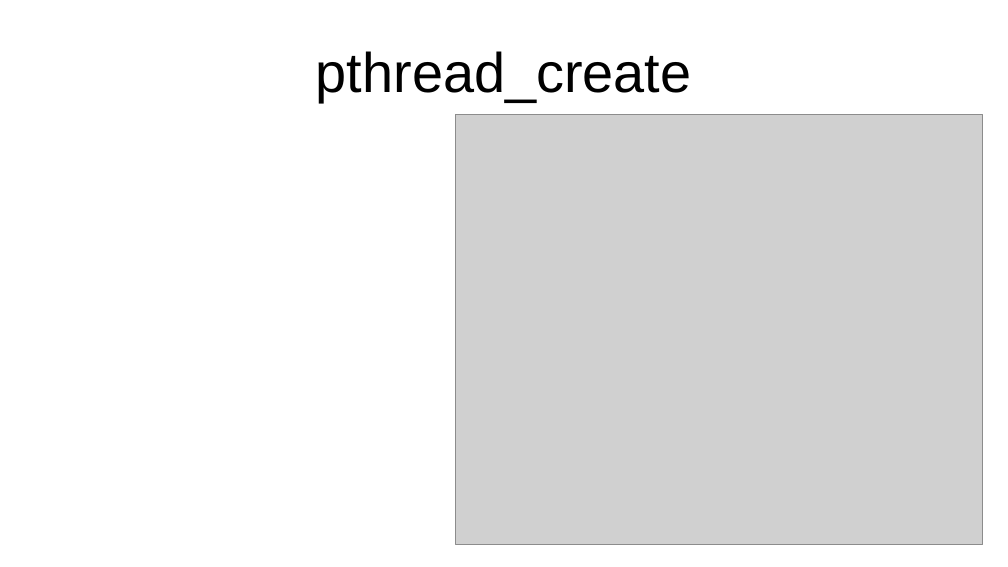
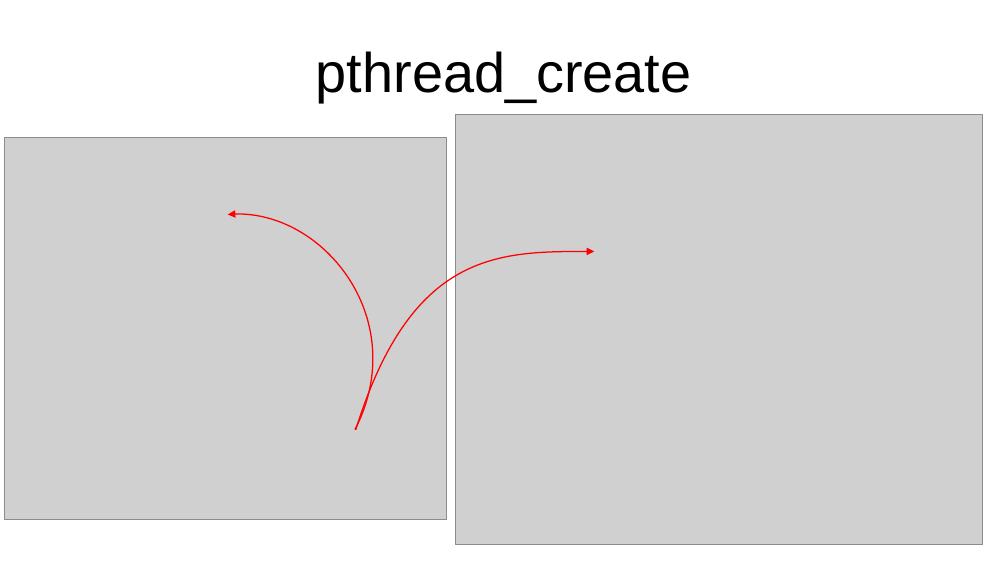
Before and after one commit to jappavoo/cudasudawuda, a slide deck: slide 3 of content/part1/disc0/slides.odp. Drawn at 1008x567 pixels with LibreOffice and Linux fonts; fonts in the diff are those of the drawing; grey boxes stand for pictures. Boxes give left, top, right and bottom in pixels: in the first picture for what was removed or moved away, otherwise in the second. Text is boxed around its words. In the diff, an @@ line names an element or a change of style, - is before the commit and + after.

```diff
--- a/content/part1/disc0/slides.odp
+++ b/content/part1/disc0/slides.odp
@@ picture added at <box>5,137,446,520</box> @@
@@ freeform shape added at <box>228,214,372,430</box>, outline #FF0000 0.99 pt @@
@@ freeform shape added at <box>356,252,595,430</box>, outline #FF0000 0.99 pt @@
```
Also in this commit, not shown: 1 other slide changed, 23 slides added.
